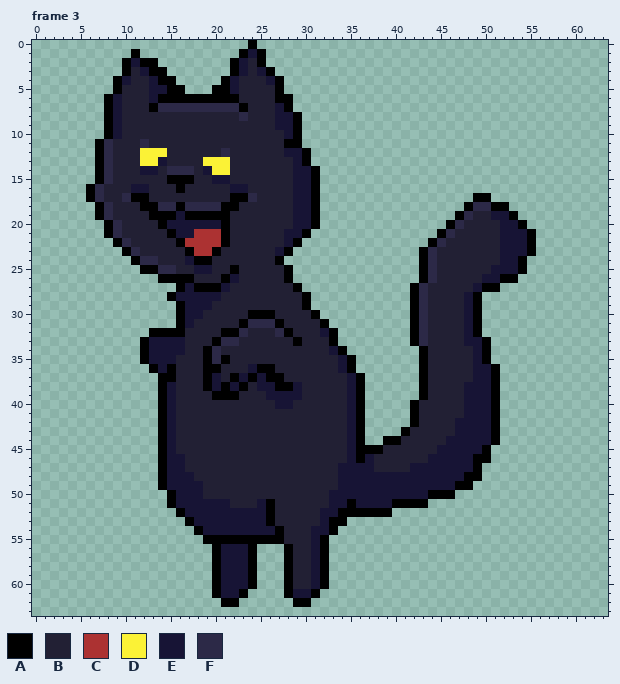
One commit to this pixel-art file: graphics/fritojump.aseprite. That is the earlier state.
64x64 pixels, 12 frames. Shown: frame 3. The commit also changed other frames, which this record leaves out.
Visible layers, top first: "Layer 4", "Layer 3".
Palette (. is transparent): A #000000  B #222034  C #ac3232  D #fbf236  E #171435  F #2c2947
Pixels before, frame 3 (only the part around the change), first column x 7:
23 ...AFBBBBBACCABBBBBBEA.
24 ....AFFBBBEAABBBBBBBA..
25 .....AAFFBBEEBBABBBBBA.
26 .......AAAABBBAEBBBBBA.
27 .........AEAAAEBBBBBBBA
28 ........AEEEEEBBBBBBBBB
29 .........AEEEBBBBBBBBBB
30 .........AEEBBBBBAAABBB
31 .........AEBBBBBAFFFABB
32 ......AAAABBBBAAFBBBFAB
33 .....AEEEEBBBAFFBBBBBBA
34 .....AEEEEBBAFBBBBBBBBB
35 .....AEEEBBBAFABBBBBBBB
36 ......AEABBBAABBBEAABBB
37 .......AABBBAEBAEAEAABB
38 .......AEBBBAEAEABEEAAE
39 .......AEBBBBAAABBBEEEE
The result:
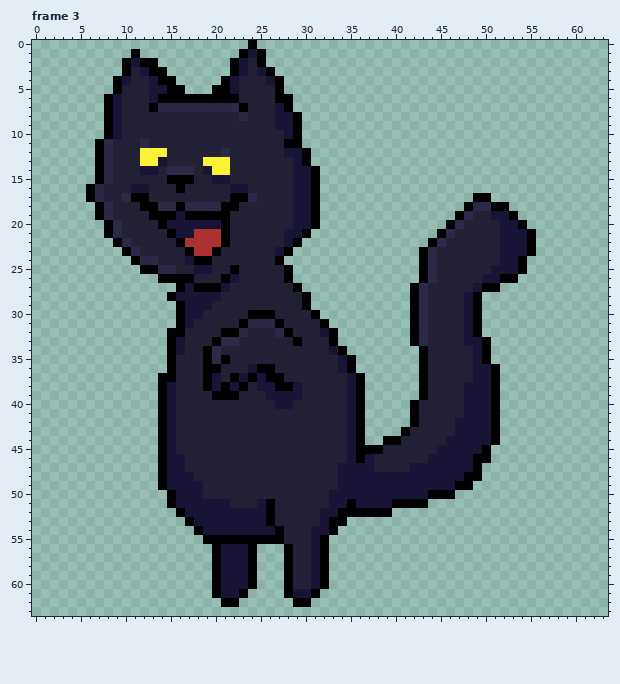
Author's note on the commit: Frito jump fix
From old to new:
Frame 3, layers "Layer 4", "Layer 3":
The edit turns colour E into colour A in rows 33 to 35 at x 15.
The author cleared colour A in row 32 at x 13 to 14; in rows 33 to 35 at x 12; in row 36 at x 13.
The author cleared colour E in rows 33 to 35 at x 13 to 14; in row 36 at x 14.
